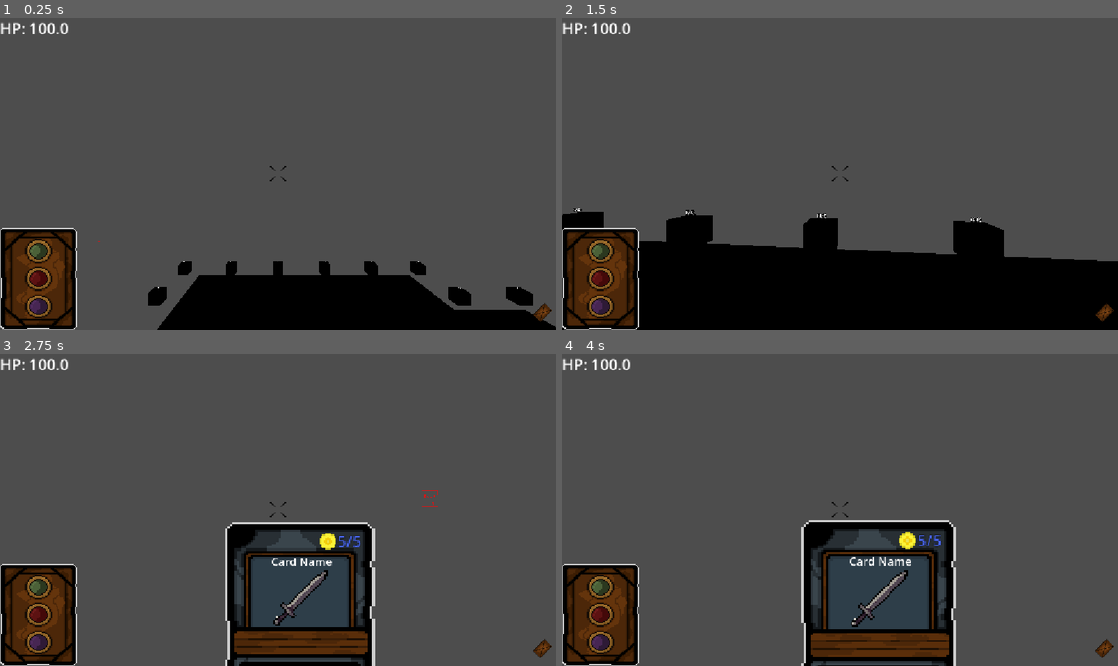
Above: before the commit, frames 1-4 (two rows, left to right).
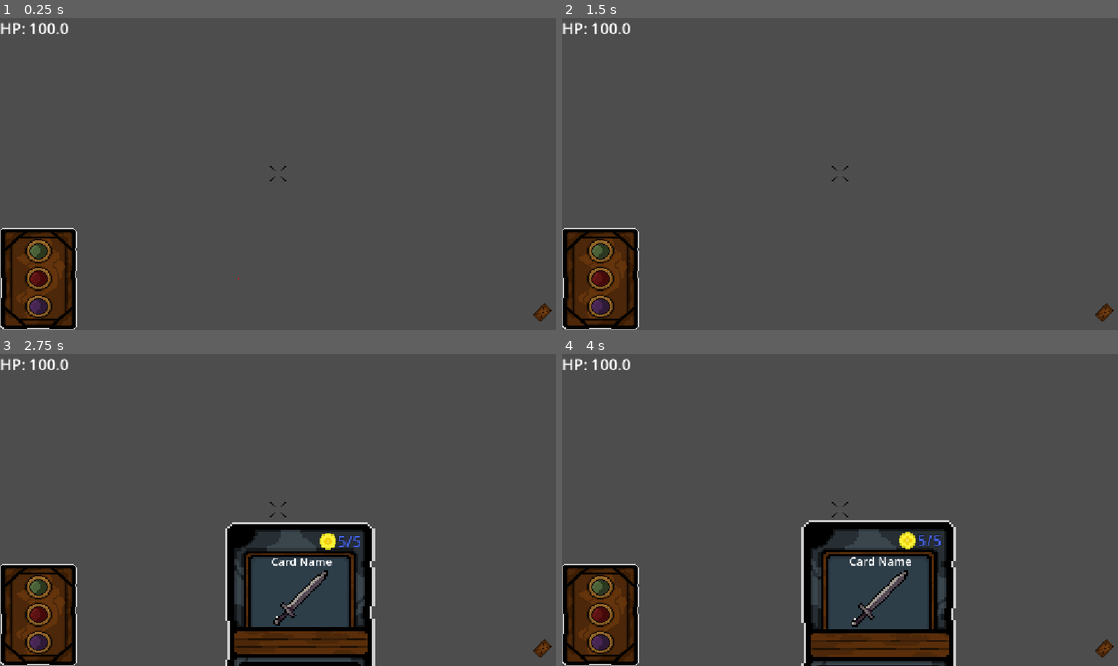
Above: after the commit, the same moments.

Repository: breitenbach128/dark-crawl
Game: Godot game, scene res://main.tscn
Same seed, same stepped clock (60 frames per second), same inputs: the game is played once before the commit and once after it. Sound files missing from this copy of the repository are replaced by a short silence.
Inputs (mouse positions are in pixels of both pictures, inside the frame that each line leads up to):
- Up to frame 1 (0.25 s): no input
- Up to frame 2 (1.5 s): tap Enter at 0.5 s; move the mouse to (867, 170) at 0.52 s; hold Shift (dash) 0.53-1.28 s; hold W (move_forward) from 0.53 s (still down); click (867, 170) at 0.67 s; tap Space (jump) at 0.77 s; move the mouse to (812, 174) at 1.27 s; tap N (discard_card_force) at 1.35 s
- Up to frame 3 (2.75 s): keep holding W (move_forward); tap Space (jump) at 1.52 s; move the mouse to (289, 503) at 2.02 s; tap B (draw_card_force) at 2.1 s
- Up to frame 4 (4 s): keep holding W (move_forward); move the mouse to (834, 513) at 2.77 s; tap E (select_next_card) at 2.85 s; click (834, 513) at 2.92 s; tap Space (jump) at 3.02, 3.5, 3.77 s; move the mouse to (878, 513) at 3.52 s; hold Q (select_prev_card) from 3.53 s (still down)

The runs differ from the first frame. In frame 1, 10% of the frame differs, in the area x 17-100%, y 71-100%; in frame 2, 24%, in the area x 0-100%, y 61-100%; in frame 3, less than 0.1%; in frame 4, nothing differs.

Commit message:
Working on dungeon creator script

Diff:
--- a/World/Floors/floor_5x5.tscn
+++ b/World/Floors/floor_5x5.tscn
@@ -24,3 +24,7 @@
 
 [node name="CollisionShape3D" type="CollisionShape3D" parent="StaticBody3D" unique_id=185023842]
 shape = SubResource("BoxShape3D_lquwl")
+
+[node name="Label3D" type="Label3D" parent="." unique_id=1690245033]
+transform = Transform3D(1, 0, 0, 0, 1, 0, 0, 0, 1, 0.1, 0.70000005, 0)
+text = "(0,0,0)"
--- a/World/MapGenerator/dungeon_generator.gd
+++ b/World/MapGenerator/dungeon_generator.gd
@@ -9,9 +9,11 @@
 @export var player: Player
 
 var astar_grid : AStarGrid2D = AStarGrid2D.new()
-var map_area : Rect2i = Rect2i(0,0,10,10)
+var map_area : Rect2i = Rect2i(0,0,20,20)
 var map_tiles : Array = []
-var tile_size: Vector2i = Vector2i(5,5) # 1m x 1m
+var tile_size: Vector2i = Vector2i(1,1) # 1m x 1m
+var room_tile_size : Vector2i = Vector2i(5,5) #5m x 5m Room Size in tiles
+var room_max_size : Vector2 = Vector2i(3,3) #This is multiplied by the tile size to get the real tile size of the room
 var room_list : Array[RoomData] = []
 var room_attempt_count : int = 10
 
@@ -48,7 +50,8 @@
 
 		#Create a room of random size, no bigger than half the map
 		var room = RoomData.new()
-		room.rect = Rect2i(Vector2i(0,0),Vector2i(randi_range(1,floor(map_area.size.x/2)),randi_range(1,floor(map_area.size.y/2))))
+		var new_room_size = Vector2i(Vector2i(randi_range(1,room_max_size.x),randi_range(1,room_max_size.y)))
+		room.rect = Rect2i(Vector2i(0,0),new_room_size*room_tile_size)
 		#print("Creating Room ", rc, " size: ", room.rect)
 		var check_limit : int = 50 #Kill the loop after 50 attempts
 		var position_found : bool = false
@@ -62,16 +65,20 @@
 				position_found = true
 				print("Room position was valid: ",rc," ", room.rect)
 				#carve them into the space
-				for ry in room.rect.size.y:
-					for rx in room.rect.size.x:
+				for ry in range(0,room.rect.size.y):
+					for rx in range(0,room.rect.size.x):
 						var cell_x = rx+room.rect.position.x
 						var cell_y = ry+room.rect.position.y
 						map_tiles[cell_x][cell_y].type = CellData.TILETYPE.TILE
 						set_cell(map_tiles[cell_x][cell_y])
-						var tile = tile_inst.instantiate()
-						root_room_node.add_child(tile)
-						tile.position = Vector3i(cell_x*tile_size.x,0,cell_y*tile_size.y)
-
+						#Create instance tile every [room tilesize] tiles
+						if Vector2i(rx,ry) % 5 == Vector2i(0,0):
+							print("Room Tile Create at ,", str(Vector2i(rx,ry)))
+							var tile = tile_inst.instantiate()
+							root_room_node.add_child(tile)
+							#Room is 2.5 offset to center, but wall is .5, so that reduces it to 2
+							tile.position = Vector3(cell_x*tile_size.x+2,0,cell_y*tile_size.y+2)
+							tile.get_node("Label3D").text = str(tile.position)
 	for j in range(0,map_area.size.y):
 		var strrow = ""
 		for i in range(0,map_area.size.x):
@@ -99,9 +106,10 @@
 						if map_tiles[dir_point.x][dir_point.y].type == CellData.TILETYPE.TILE:
 							make_wall = true
 				if make_wall:
-					var new_wall = wall_inst.instantiate()
+					var new_wall : Wall = wall_inst.instantiate()
 					root_room_node.add_child(new_wall)
 					new_wall.position = Vector3(i*tile_size.x,0,j*tile_size.y)
+					new_wall.get_node("Label3D").text = str(new_wall.position)
 
 func is_room_position_valid(room : RoomData):
 	if(room.rect.position.x > 0 &&
